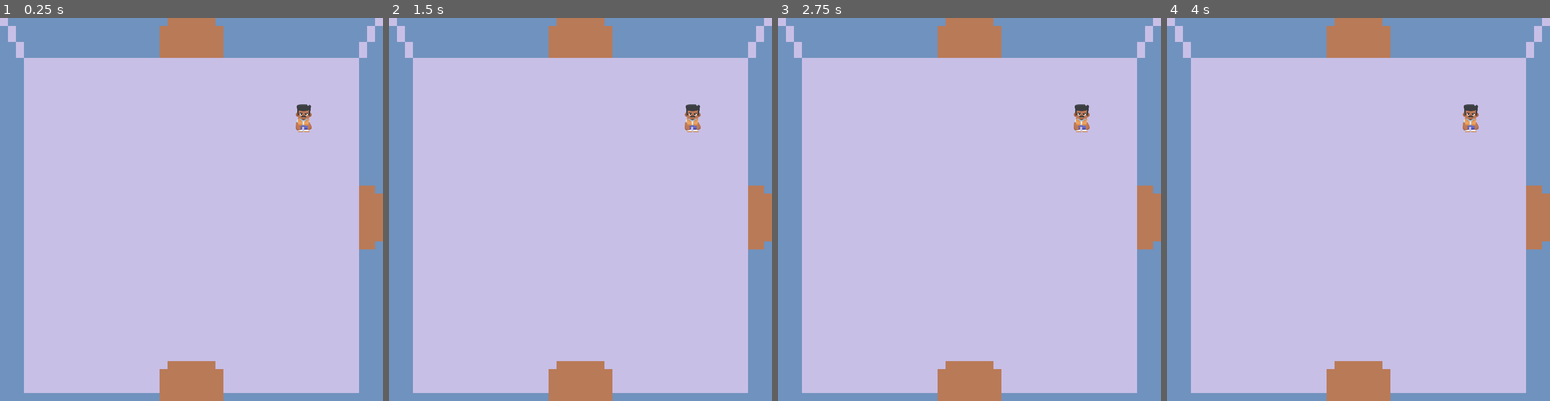
Above: before the commit, frames 1-4 (left to right).
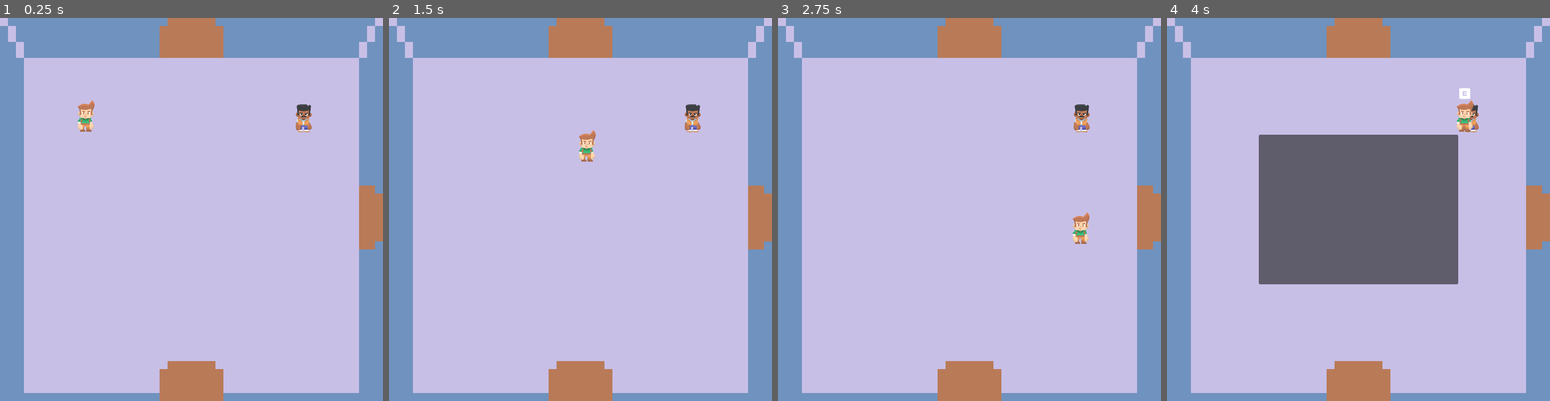
Above: after the commit, the same moments.

Repository: iliqnew/clueless
Game: Godot game, scene res://scenes/main.tscn
Same seed, same stepped clock (60 frames per second), same inputs: the game is played once before the commit and once after it.
Inputs:
- Up to frame 1 (0.25 s): no input
- Up to frame 2 (1.5 s): tap Enter at 0.5 s; hold D (right) 0.53-1.28 s; tap E (interact) at 0.6, 1.35 s; hold S (down) from 1.28 s (still down)
- Up to frame 3 (2.75 s): release S (down) at 2.03 s; hold D (right) from 2.03 s (still down); tap E (interact) at 2.1 s
- Up to frame 4 (4 s): release D (right) at 2.78 s; hold W (up) 2.78-3.53 s; tap E (interact) at 2.85, 3.6 s; hold A (left) from 3.53 s (still down)

The runs differ from the first frame. In frame 1, 0.3% of the frame differs, in the area x 20-25%, y 21-30%; in frame 2, 0.3%; in frame 3, 0.3%; in frame 4, 21%, in the area x 23-81%, y 18-70%.

Commit message:
Fixes after rebase

Diff:
--- a/scenes/player.tscn
+++ b/scenes/player.tscn
@@ -5,14 +5,10 @@
 [ext_resource type="Texture2D" uid="uid://blocw0web48d" path="res://assets/sprites/keyboard_e.svg" id="3_qhqgy"]
 
 [sub_resource type="RectangleShape2D" id="RectangleShape2D_caca7"]
+size = Vector2(59, 81)
 
 [sub_resource type="RectangleShape2D" id="RectangleShape2D_td4se"]
 size = Vector2(40, 66)
-
-[node name="Player" type="CharacterBody2D" unique_id=521609202 node_paths=PackedStringArray("interact_key_sprite", "interact_area")]
-script = ExtResource("1_onrkg")
-interact_key_sprite = NodePath("InteractKeySprite")
-interact_area = NodePath("InteractionArea2D")
 
 [node name="Player" type="CharacterBody2D" unique_id=521609202 node_paths=PackedStringArray("interact_key_sprite", "interact_area")]
 script = ExtResource("1_onrkg")
@@ -29,11 +25,11 @@
 texture = ExtResource("3_qhqgy")
 
 [node name="CollisionShape2D" type="CollisionShape2D" parent="." unique_id=1522362181]
-position = Vector2(0, 23)
+position = Vector2(0.5, 3.5)
 shape = SubResource("RectangleShape2D_caca7")
 
 [node name="InteractArea2D" type="Area2D" parent="." unique_id=1403451122]
 
 [node name="CollisionShape2D" type="CollisionShape2D" parent="InteractArea2D" unique_id=1749405628]
 position = Vector2(0, 2)
-shape = SubResource("RectangleShape2D_qhqgy")
+shape = SubResource("RectangleShape2D_td4se")
--- a/scenes/world.tscn
+++ b/scenes/world.tscn
@@ -6968,6 +6968,5 @@
 [node name="NPC" parent="Environment" unique_id=1634797251 instance=ExtResource("5_ioo17")]
 position = Vector2(609, 201)
 
-[node name="Player" parent="." unique_id=521609202 instance=ExtResource("4_gbfbk")]
-z_index = 1
-position = Vector2(160, 208)
+[node name="Player" parent="Environment" unique_id=521609202 instance=ExtResource("6_qfnet")]
+position = Vector2(172, 196)
Not shown: 1 places in scenes/world.tscn that only renumber resources
